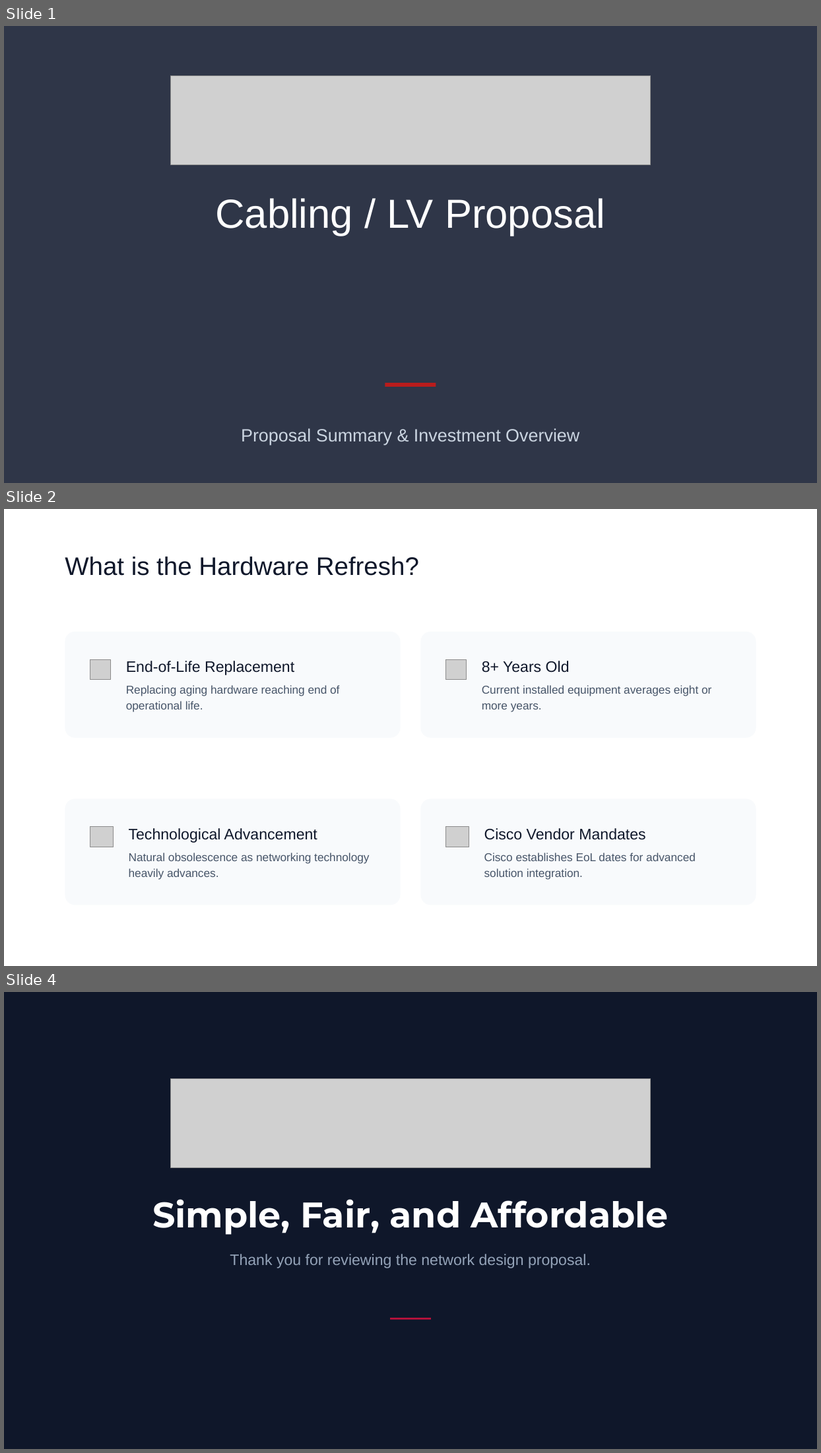
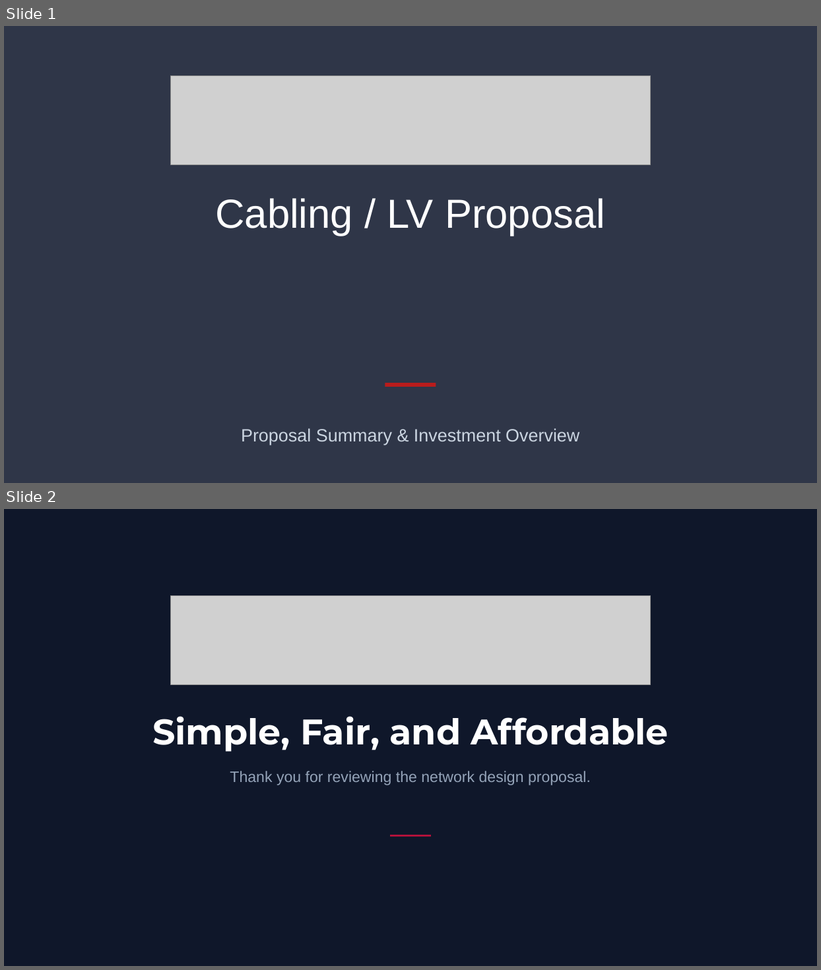
Before and after one commit to mattwegesin/quote-presentation-generator, a slide deck: Cabling_Proposal_Template.pptx. Shown one above the other, each under a label of ours: slides 1, 2 and 4 before the commit, slides 1 and 2 after it; the slides between them are not shown. The pictures are 821x1453 and 821x970 pixels, drawn with LibreOffice and Linux fonts; fonts in the diff are those of the drawing; grey boxes stand for pictures; background and template pictures are left out. Boxes give left, top, right and bottom in pixels: in the first picture for what was removed or moved away, otherwise in the second. Text is boxed around its words. In the diff, an @@ line names an element or a change of style, - is before the commit and + after.

```diff
--- a/Cabling_Proposal_Template.pptx
+++ b/Cabling_Proposal_Template.pptx
@@ slide 2 removed at <box>4,509,817,966</box>, background #FFFFFF @@
@@ text removed at <box>65,557,419,576</box> @@
-What is the Hardware Refresh?
@@ rounded rectangle removed at <box>65,632,401,738</box> @@
@@ rounded rectangle removed at <box>420,632,756,738</box> @@
@@ picture removed at <box>90,659,111,680</box> @@
@@ text removed at <box>126,661,294,675</box> @@
-End-of-Life Replacement
@@ picture removed at <box>446,659,467,680</box> @@
@@ text removed at <box>482,661,570,673</box> @@
-8+ Years Old
@@ text removed at <box>126,685,339,712</box> @@
-Replacing aging hardware reaching end of operational life.
@@ text removed at <box>482,685,712,712</box> @@
-Current installed equipment averages eight or more years.
@@ rounded rectangle removed at <box>65,799,401,906</box> @@
@@ rounded rectangle removed at <box>420,799,756,906</box> @@
@@ picture removed at <box>90,827,114,847</box> @@
@@ text removed at <box>129,828,318,843</box> @@
-Technological Advancement
@@ picture removed at <box>446,827,469,847</box> @@
@@ text removed at <box>484,828,646,840</box> @@
-Cisco Vendor Mandates
@@ text removed at <box>129,853,369,880</box> @@
-Natural obsolescence as networking technology heavily advances.
@@ text removed at <box>484,853,696,880</box> @@
-Cisco establishes EoL dates for advanced solution integration.
@@ what was slide 4 is now slide 2 @@
```
Also in this commit, not shown: 1 other slide removed.
